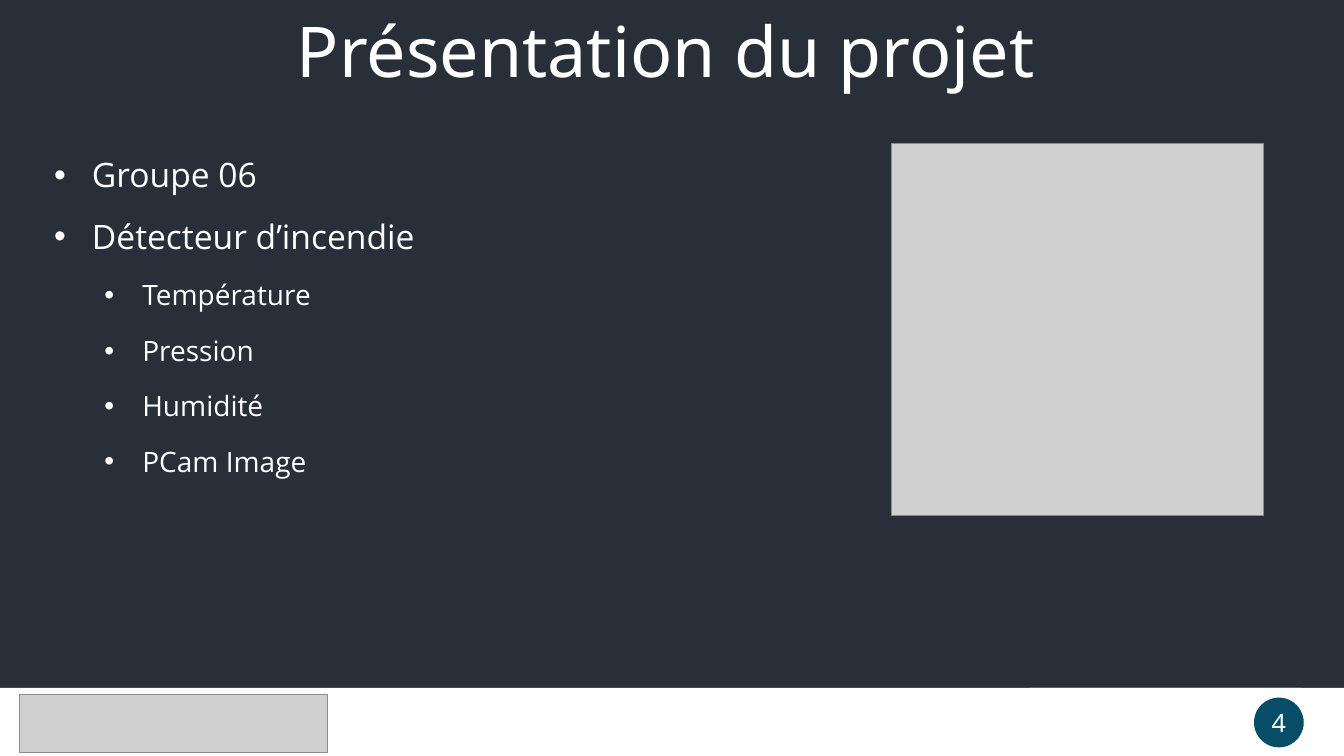
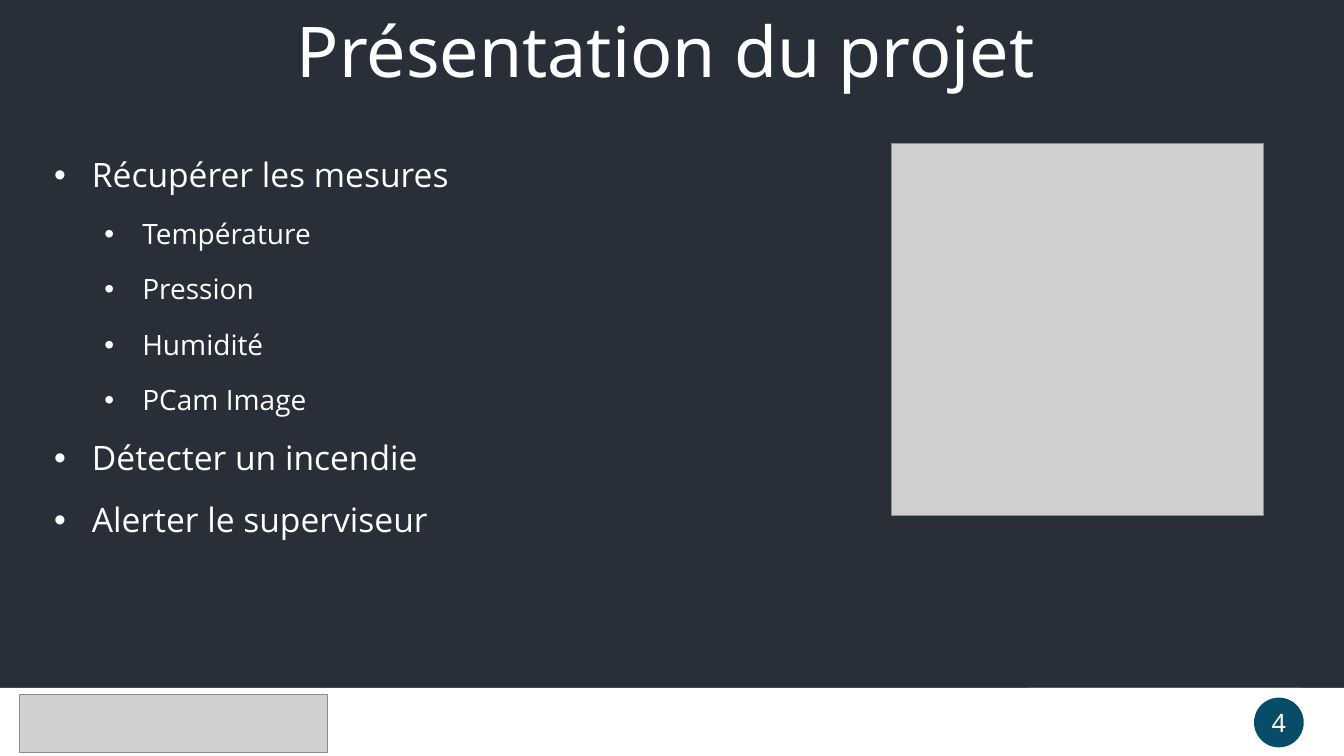
Before and after one commit to ThePension/IoT_FireFighter, a slide deck: slide 4 of Presentation.pptx. Drawn at 1344x756 pixels with LibreOffice and Linux fonts; fonts in the diff are those of the drawing; grey boxes stand for pictures. Boxes give left, top, right and bottom in pixels: in the first picture for what was removed or moved away, otherwise in the second. Text is boxed around its words. In the diff, an @@ line names an element or a change of style, - is before the commit and + after.

Commit message:
Updating presentatioN

```diff
--- a/Presentation.pptx
+++ b/Presentation.pptx
@@ subtitle at bbox=[92, 161, 449, 195]: text changed @@
-• Groupe 06
-• Détecteur d’incendie
+• Récupérer les mesures
@@ subtitle at bbox=[92, 444, 427, 540]: paragraphs added @@
+• Détecter un incendie
+• Alerter le superviseur
```
